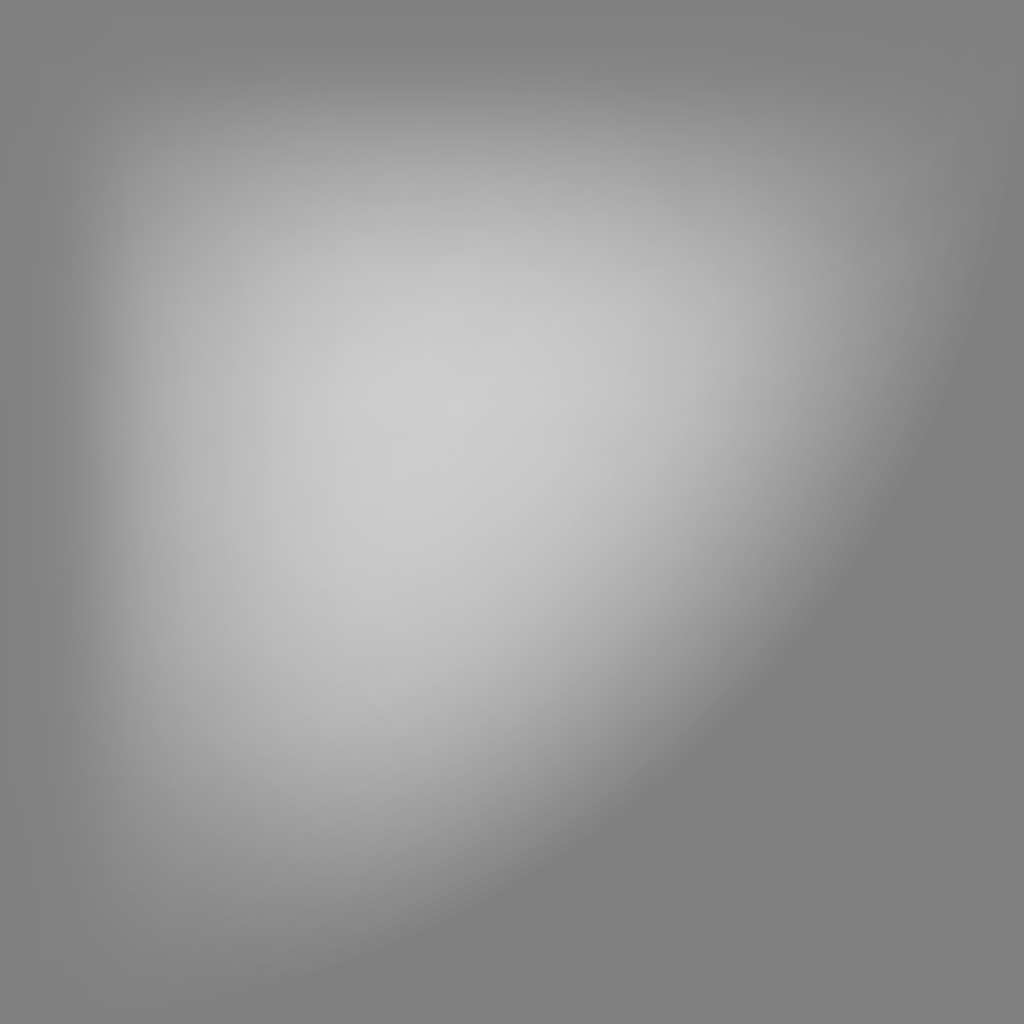
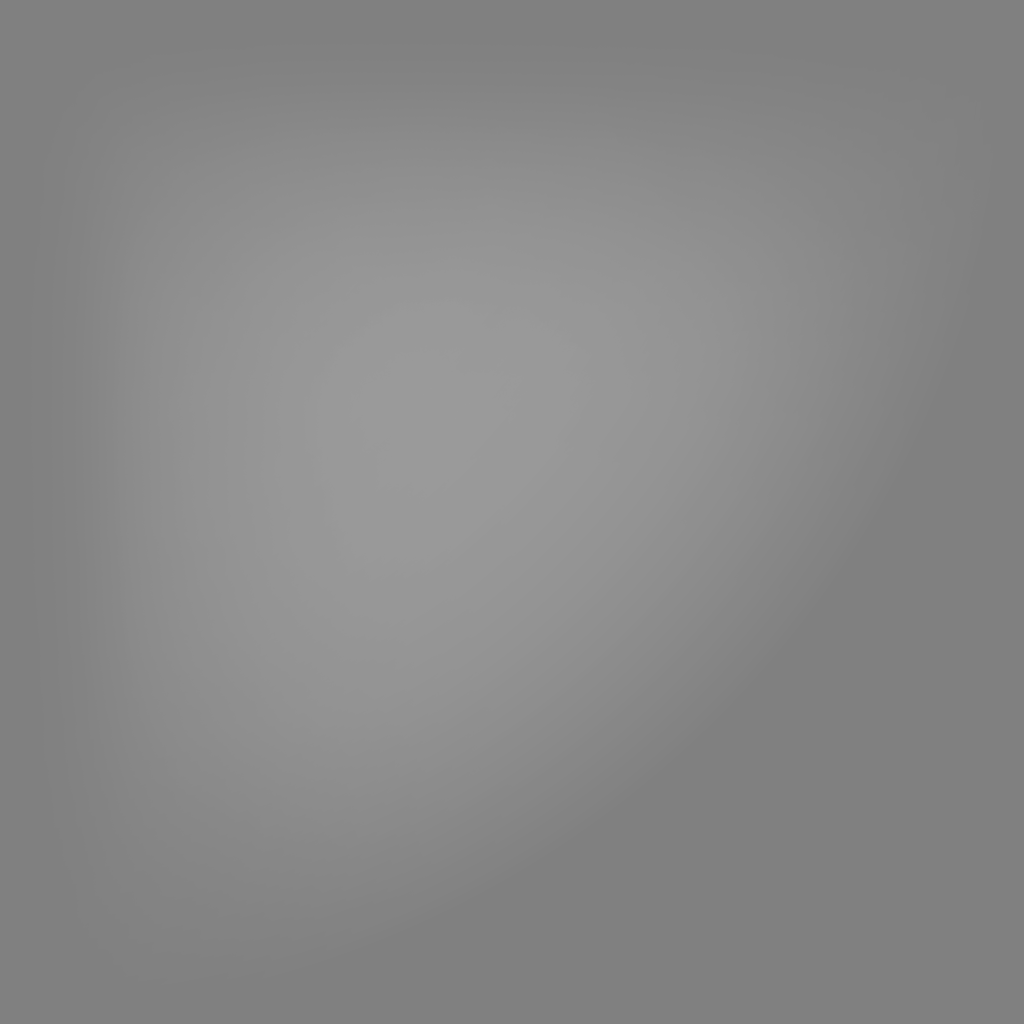
Before/after of a 1024×1024 layered artwork. What changed in the layer stack:
painted on "Layer 2" over [39, 49, 988, 977]
